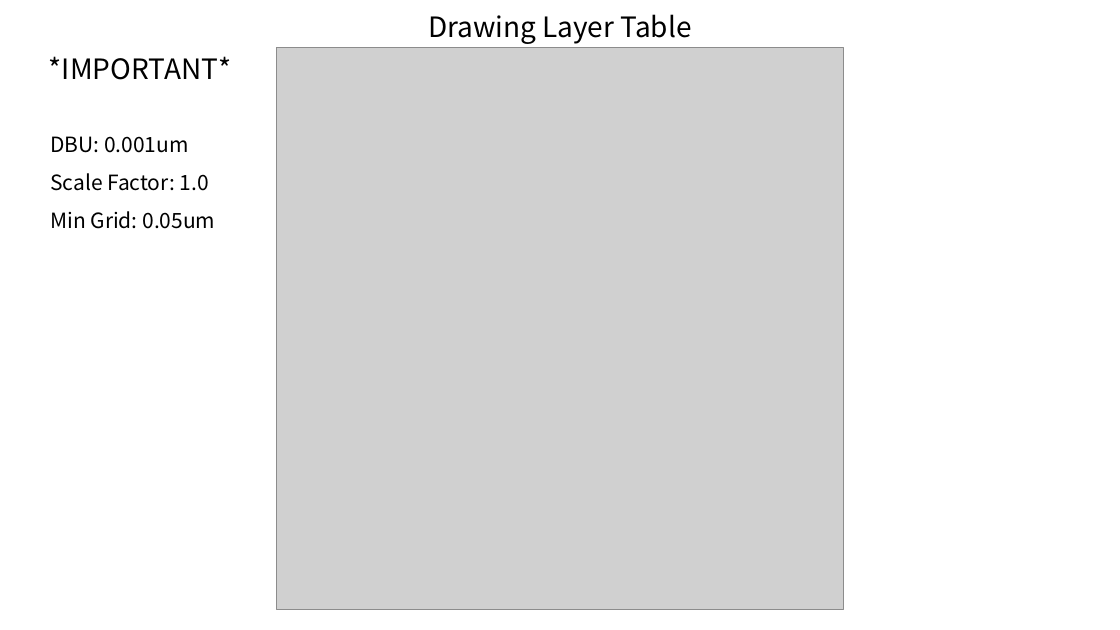
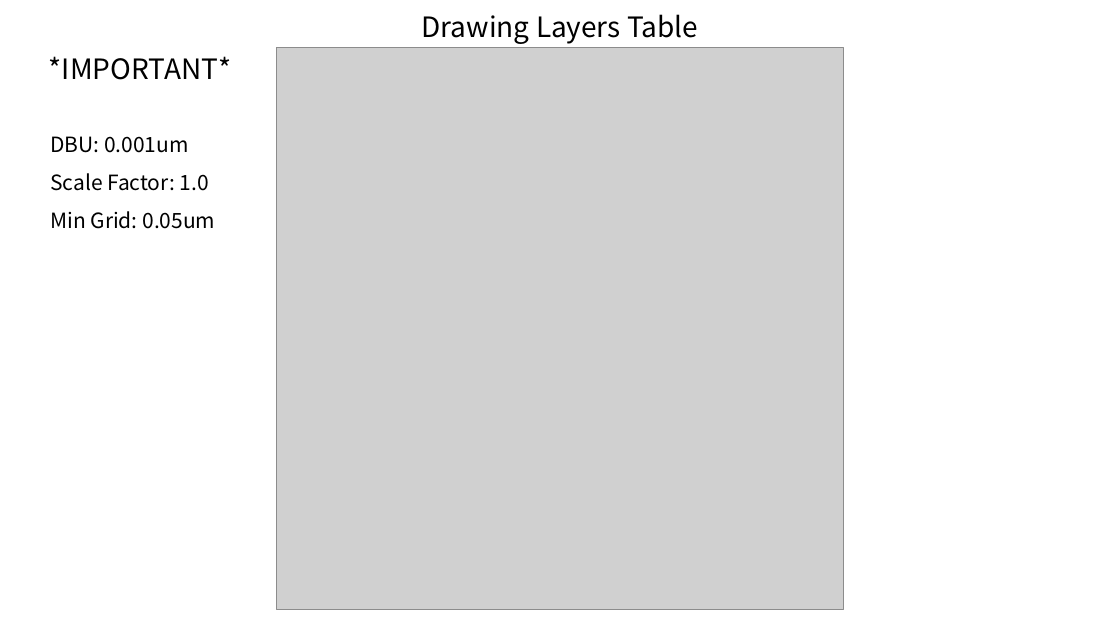
Before and after one commit to OpenSUSI/TR-1um, a slide deck: slide 2 of Document/TR-1um_DRC_summary.pptx. Drawn at 1120x630 pixels with LibreOffice and Linux fonts; fonts in the diff are those of the drawing; grey boxes stand for pictures. Boxes give left, top, right and bottom in pixels: in the first picture for what was removed or moved away, otherwise in the second. Text is boxed around its words. In the diff, an @@ line names an element or a change of style, - is before the commit and + after.

```diff
--- a/Document/TR-1um_DRC_summary.pptx
+++ b/Document/TR-1um_DRC_summary.pptx
@@ text at (422, 14, 698, 44): text changed @@
-Drawing Layer Table
+Drawing Layers Table
```
Also in this commit, not shown: 9 other slides changed, 9 slides added, 1 other file.
